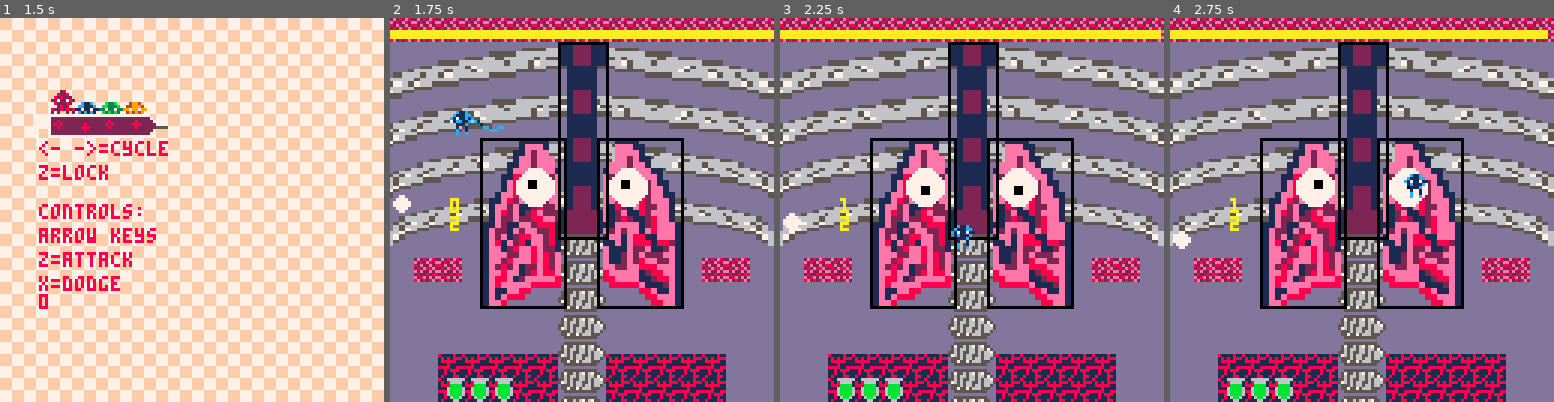
Above: before the commit, frames 1-4 (left to right).
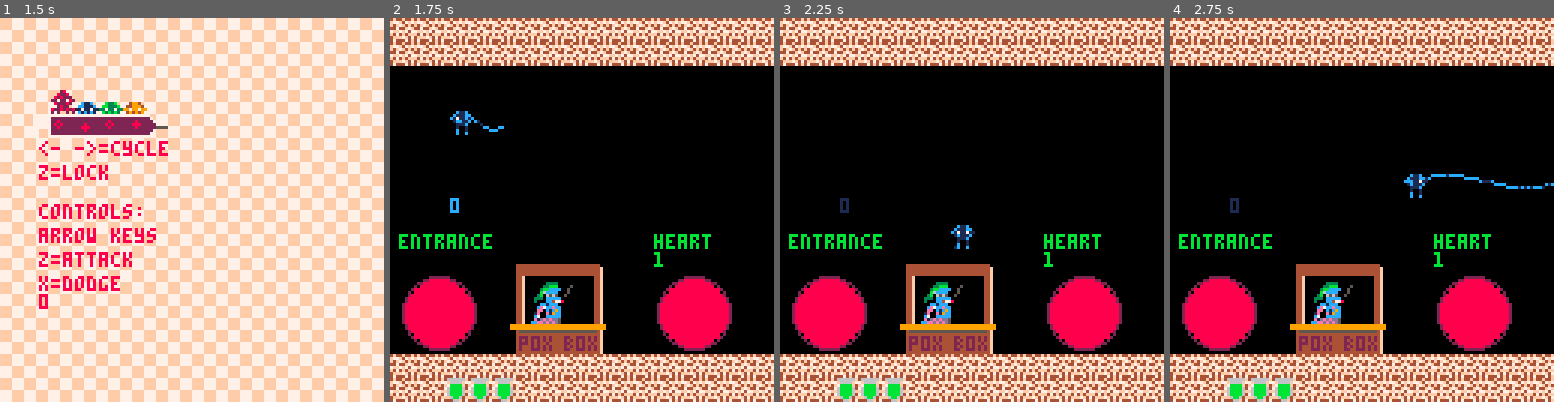
Above: after the commit, the same moments.

Repository: Von-dy/Game_Design_Final_Project
Game: PICO-8 cartridge current_build.p8
The game is run twice, just before and just after one commit, with the same random seed, the same clock (stepped at 60 frames per second) and the same inputs.
Inputs:
- Up to frame 1 (1.5 s): tap X (X key) at 0.33, 1.07 s; tap O (Z key) at 0.7 s
- Up to frame 2 (1.75 s): hold Right from 1.6 s (still down); tap O (Z key) at 1.7 s
- Up to frame 3 (2.25 s): tap X (X key) at 1.85 s; release Right at 2.1 s; tap O (Z key) at 2.1 s; hold Up from 2.15 s (still down)
- Up to frame 4 (2.75 s): release Up at 2.42 s; hold Right from 2.47 s (still down); tap O (Z key) at 2.5 s

Frame 1 is identical in both runs. In frame 2, 96% of the frame differs, in the area x 0-100%, y 0-100%; in frame 3, 96%; in frame 4, 96%.

Commit message:
Overworld Progress
Overworld transition mostly done, doors and stuff drawn but not interactable, transition into boss works

Diff:
--- a/current_build.p8
+++ b/current_build.p8
@@ -17,6 +17,7 @@
  set_area(16,0)
  lbx,lby,z,c=0,0,0,0 --beat speed,count
  --game object
+ boss_list={"entrance","heart","stomach","lungs","brain"}
  game={
    --0=pmenu, 1=travel, 2=boss, 3=game over, 4=main menu
    state=4,
@@ -25,7 +26,7 @@
    screenshake=0,
    camx=0,
    camy=0,
-   b_remaining={1,2,3}
+   b_remaining={1,2,3} --for testing
  }
  --player list
  players = {}
@@ -36,19 +37,15 @@
 
 function init_overworld()
  set_area(32,16)
- local prev_boss=0
- local next_boss=0
- if overworld then prev_boss=boss.id else prev_boss=0 end
- if #game.b_remaining>0 then
-  next_boss=game.b_remaining[flr(rnd(#game.b_remaining))+1]
-  game.next_boss=next_boss
-  del(game.b_remaining, next_boss)
- else
-  next_boss=4
- end
  --set game state to overworld
  game.state=1
- return {prev_boss, next_boss}
+ if game.prev_boss then game.prev_boss=boss.id else game.prev_boss=0 end
+ if #game.b_remaining!=0 then
+  game.next_boss=game.b_remaining[flr(rnd(#game.b_remaining))+1]
+  del(game.b_remaining, game.next_boss)
+ else
+  next_boss=4 --if all bosses done, run next_boss
+ end
 end
 
 --generic boss class
@@ -68,7 +65,9 @@
 
 --determines what boss
 --is being fought based on id (n)
-function make_boss(n)
+function make_boss()
+ game.state=2
+ local n=game.next_boss
  if n==1 then
   --make heart boss
    heart_boss()
@@ -1025,11 +1024,7 @@
   update_player_menu(p)
   if p.syringe.ready==true then ready_count+=1 end
  end
- if ready_count==#players then
- --overworld=init_overworld() end
- game.state=2
- make_boss(3)
- end
+ if ready_count==#players then init_overworld() end
 end
 
 function update_player_menu(p)
@@ -1060,6 +1055,10 @@
  for p in all(players) do
   groundmovement(p)
   update_player_sprite(p)
+  --player can interact with shop
+  if p.x>48 and p.x<72 then end
+  --player can interact next boss
+  if p.x>88 and p.x<120 then make_boss() end
  end
 end
 
@@ -1133,10 +1132,6 @@
  cameffects()
  if game.state==0 then draw_menu() end
  if game.state==2 or game.state==1 then draw_game() end
-
- --test code temp
- if game.state==1 then print(game.next_boss, 72, 64) end
-
  if game.state==3 then draw_gameover() end
  if game.state==4 then draw_mainmenu() end
  print(game.state)
@@ -1162,6 +1157,23 @@
   draw_syringe(p)
   draw_instructions(p)
  end
+end
+
+function draw_overworld()
+ local prev=game.prev_boss
+ local next=game.next_boss
+ --draw left door
+ circ(16, 98, 12, 2)
+ circfill(16,98,11,8)
+ --draw right door
+ circ(101, 98, 12, 2)
+ circfill(101,98,11,8)
+
+ --spr of sign planks
+
+ --prints for signs
+ print(boss_list[prev+1], 3, 72, 11)
+ print(boss_list[next+1], 88, 72, 11)
 end
 
 function draw_characters(p)
@@ -1274,6 +1286,7 @@
  draw_players()
  draw_hud(boss.id)
  draw_bullets()
+ if game.state==1 then draw_overworld() end
 end
 
 function draw_players()
